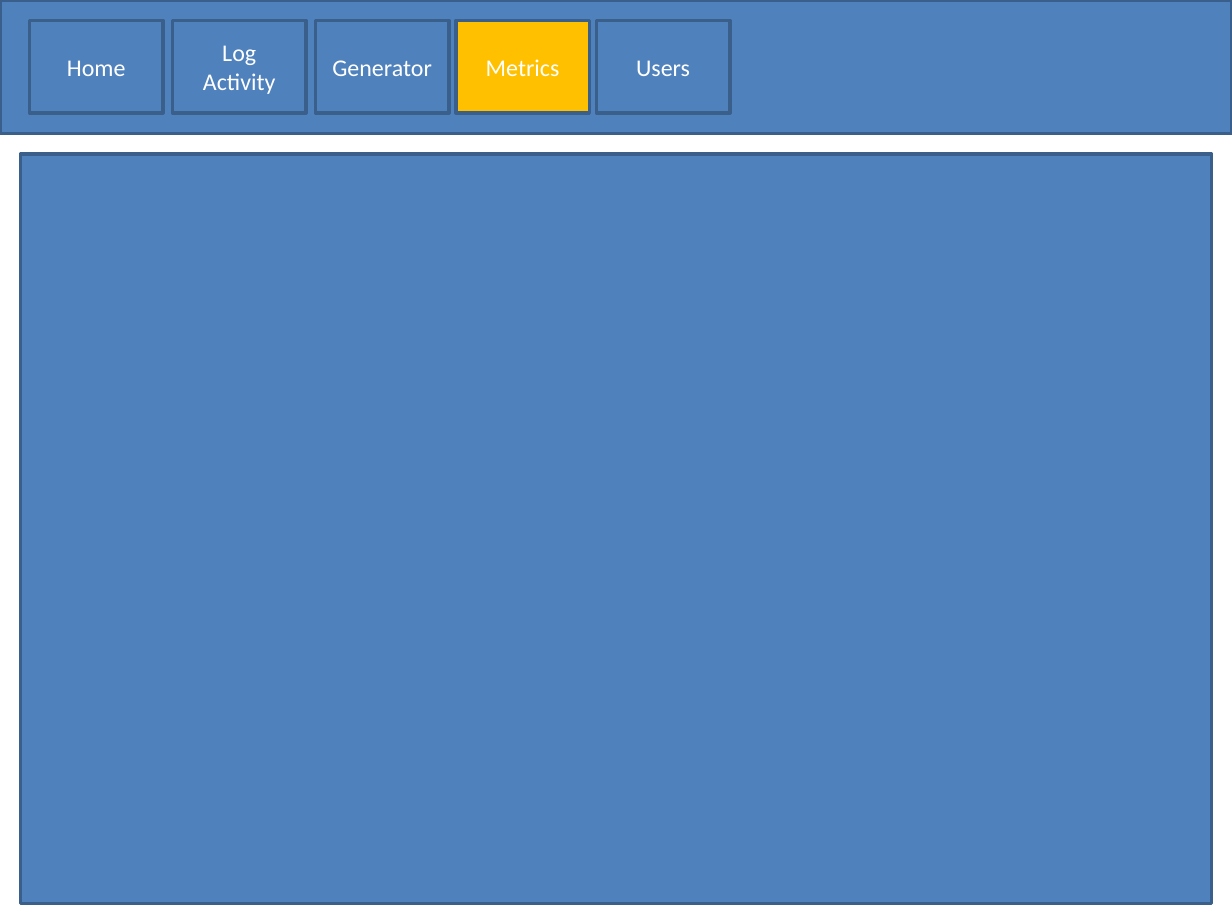
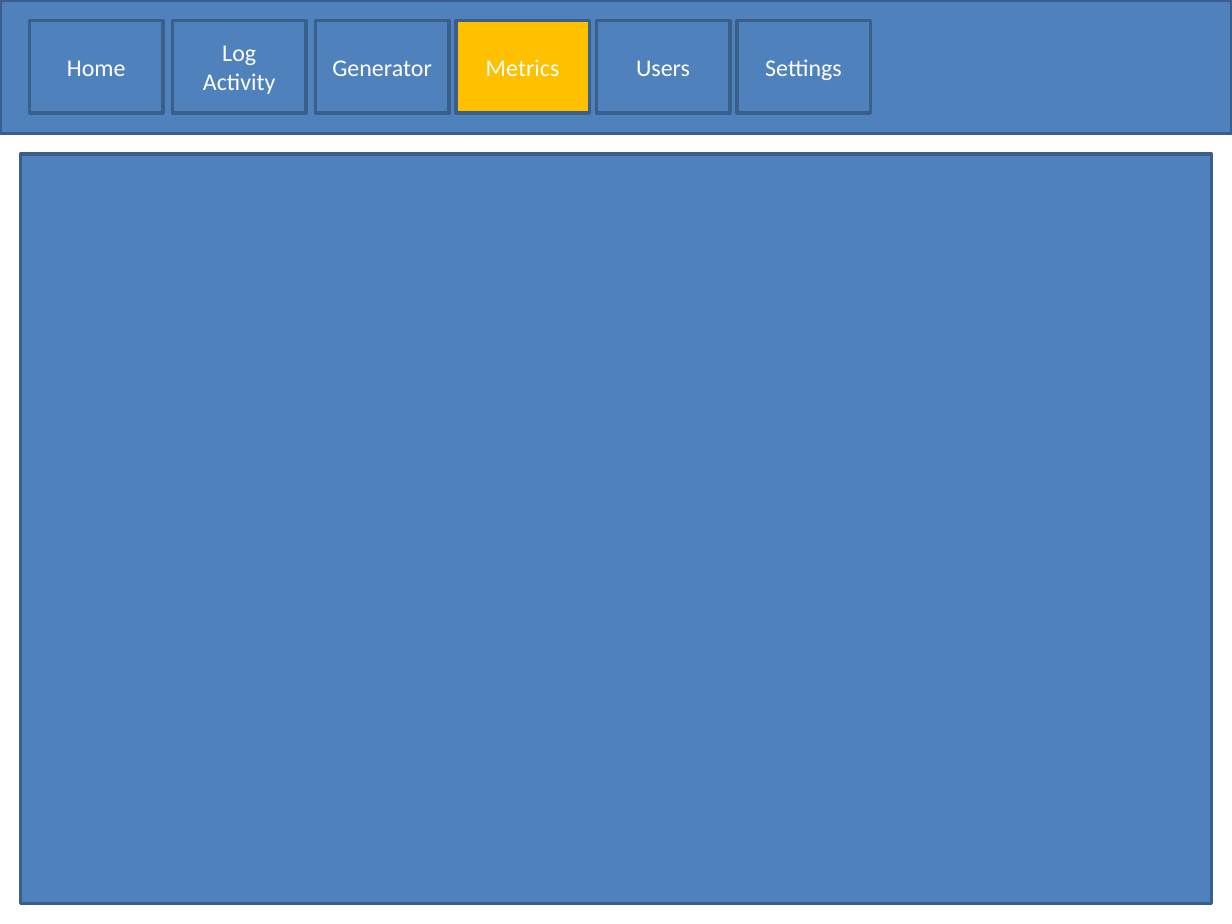
Before and after one commit to curtisyungen/outwork-1.0, a slide deck: slide 9 of Outline.pptx (slide 7 before the commit). Drawn at 1232x924 pixels with LibreOffice and Linux fonts; fonts in the diff are those of the drawing. Boxes give left, top, right and bottom in pixels: in the first picture for what was removed or moved away, otherwise in the second. Text is boxed around its words. In the diff, an @@ line names an element or a change of style, - is before the commit and + after.

```diff
--- a/Outline.pptx
+++ b/Outline.pptx
@@ rectangle added at (737,21,870,113), fill #4F81BD, outline #3A5F8C 2 pt, 14 pt, text #FFFFFF @@
+Settings
```
Also in this commit, not shown: 6 other slides changed, 3 slides added.
